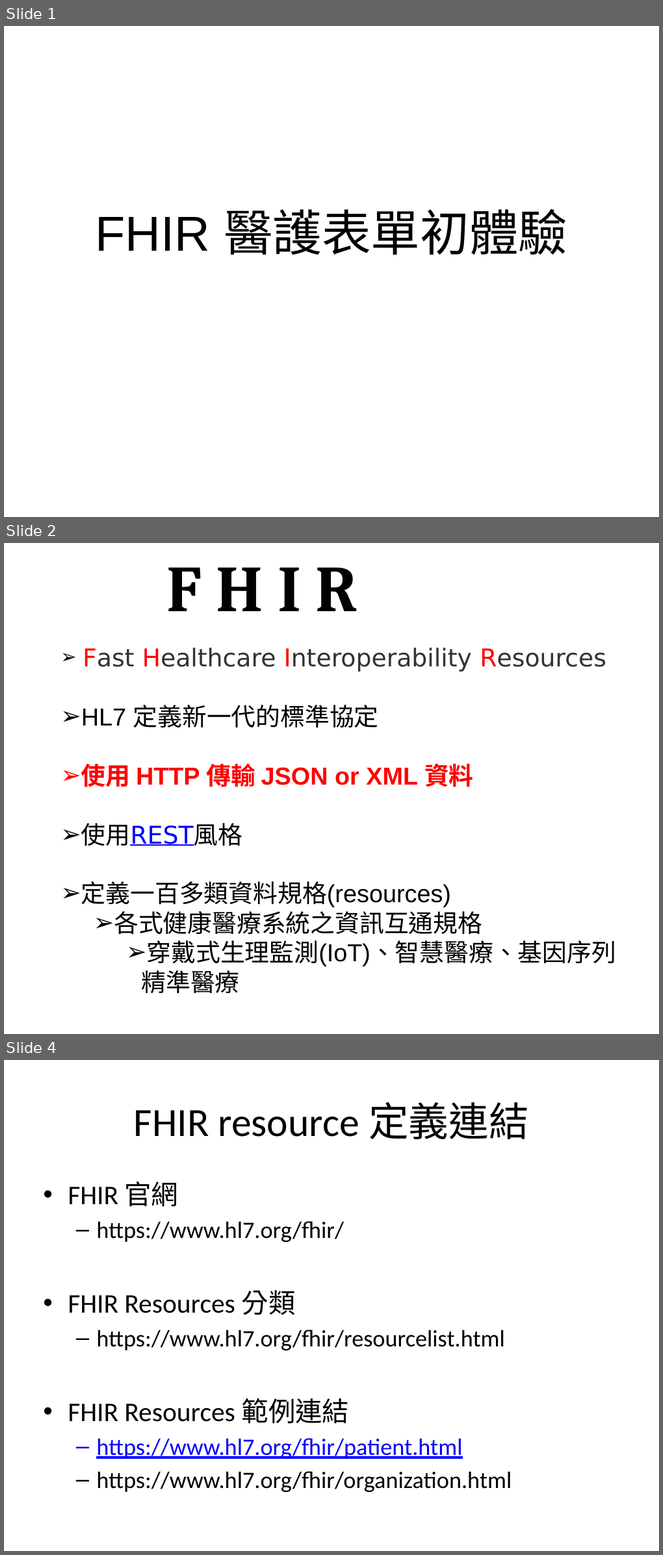
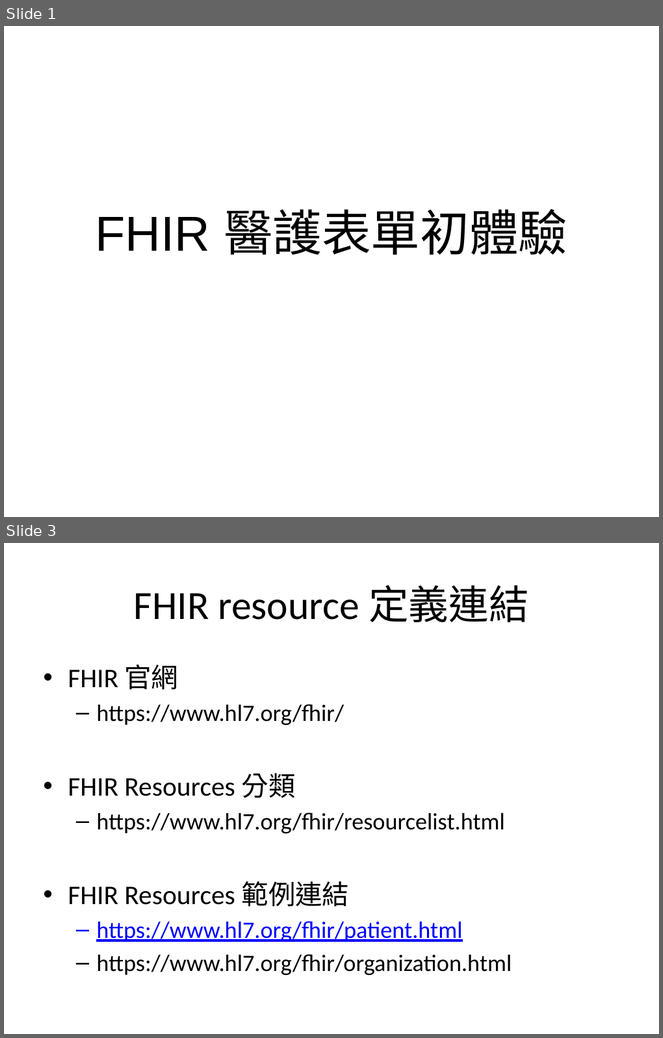
Before and after one commit to mos2718/FHIRspec, a slide deck: Spec/FHIR-Encounter-First-Time.pptx. Shown one above the other, each under a label of ours: slides 1, 2 and 4 before the commit, slides 1 and 3 after it; the slides between them are not shown. The pictures are 663x1555 and 663x1038 pixels, drawn with LibreOffice and Linux fonts; fonts in the diff are those of the drawing. Boxes give left, top, right and bottom in pixels: in the first picture for what was removed or moved away, otherwise in the second. Text is boxed around its words. In the diff, an @@ line names an element or a change of style, - is before the commit and + after.

```diff
--- a/Spec/FHIR-Encounter-First-Time.pptx
+++ b/Spec/FHIR-Encounter-First-Time.pptx
@@ slide 2 removed at [4, 543, 659, 1034], background #FFFFFF @@
@@ text removed at [167, 567, 358, 611] @@
-F H I R
@@ text removed at [81, 648, 616, 993] @@
-➢ Fast Healthcare Interoperability Resources
-➢ HL7 定義新一代的標準協定
-➢ 使用 HTTP 傳輸 JSON or XML 資料
-➢ 使用REST風格
-➢ 定義一百多類資料規格(resources)
-  ➢ 各式健康醫療系統之資訊互通規格
-    ➢ 穿戴式生理監測(IoT)、智慧醫療、基因序列精準醫療
@@ what was slide 4 is now slide 3 @@
```
Also in this commit, not shown: 5 slides changed, 8 slides added.
